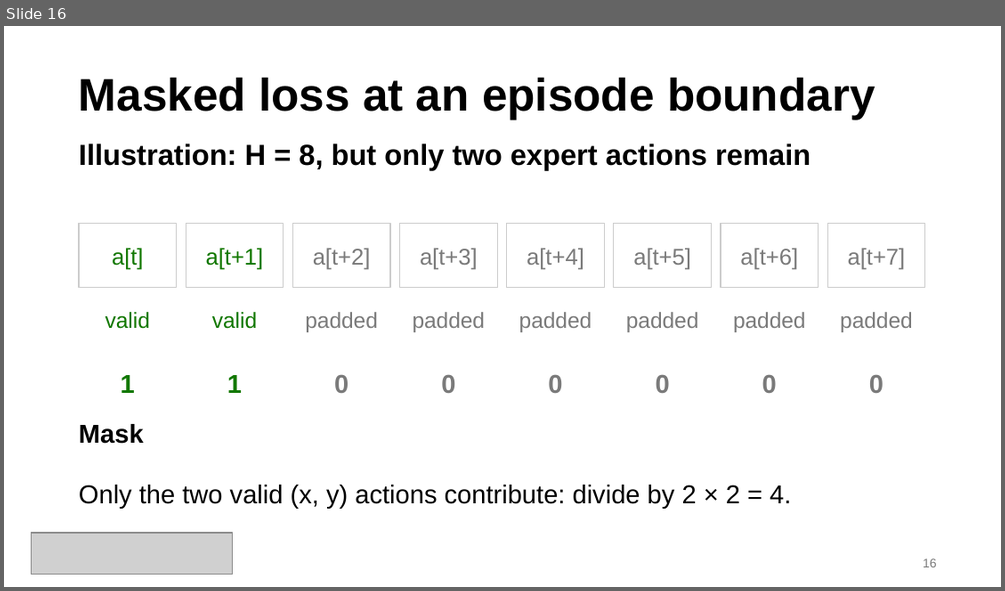
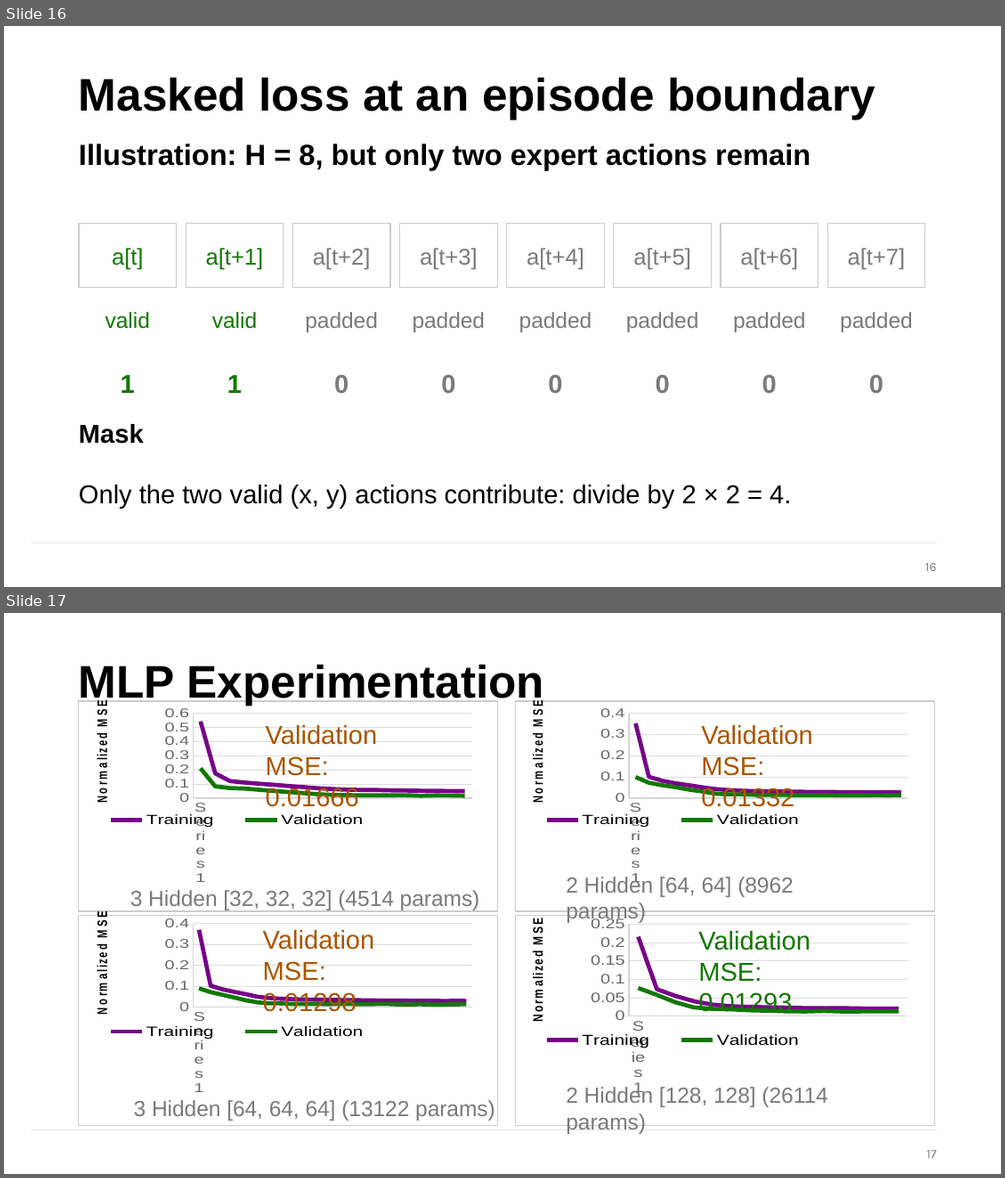
Before and after one commit to navrajkambo/MLP_LSTM_XFMR-Policies-for-Robot-Imitation-Learning-on-PushT, a slide deck: doc/ECE568_MLP_LSTM_XFMR-Policies-for-Robot-Imitation-Learning-on-PushT_ProjectUpdate.pptx. Shown one above the other, each under a label of ours: slide 16 before the commit, slides 16 and 17 after it. The pictures are 1005x591 and 1005x1178 pixels, drawn with LibreOffice and Linux fonts; fonts in the diff are those of the drawing; grey boxes stand for pictures; background and template pictures are left out. Boxes give left, top, right and bottom in pixels: in the first picture for what was removed or moved away, otherwise in the second. Text is boxed around its words. In the diff, an @@ line names an element or a change of style, - is before the commit and + after.

Commit message:
added other MLP configurations to project update (experimentation)

```diff
--- a/doc/ECE568_MLP_LSTM_XFMR-Policies-for-Robot-Imitation-Learning-on-PushT_ProjectUpdate.pptx
+++ b/doc/ECE568_MLP_LSTM_XFMR-Policies-for-Robot-Imitation-Learning-on-PushT_ProjectUpdate.pptx
@@ slide 17 added at <box>4,613,1001,1174</box>, background #FFFFFF; not listed: 1 template element that a slide beside it also shows @@
@@ text added at <box>79,664,544,706</box>, 33 pt, text #000000, bold @@
+MLP Experimentation
@@ rectangle added at <box>79,701,497,911</box>, fill #FFFFFF, outline #CCCCCC 0.75 pt @@
@@ line chart added at <box>86,706,491,885</box> @@
+categories: 1, 2, 3, 4, 5, 6, 7, 8, 9, 10, 11, 12, 13, 14, 15, 16, 17, 18, 19
+Training: 0.54, 0.17, 0.12, 0.11, 0.1, 0.09, 0.09, 0.08, 0.07, 0.06, 0.06, 0.06, 0.06, 0.05, 0.05, 0.05, 0.05, 0.05, 0.05
+Validation: 0.21, 0.08, 0.07, 0.07, 0.06, 0.05, 0.04, 0.04, 0.03, 0.02, 0.02, 0.02, 0.02, 0.02, 0.02, 0.02, 0.02, 0.02, 0.02
@@ rectangle added at <box>516,701,934,911</box>, fill #FFFFFF, outline #CCCCCC 0.75 pt @@
@@ line chart added at <box>521,706,926,885</box> @@
+categories: 1, 2, 3, 4, 5, 6, 7, 8, 9, 10, 11, 12, 13, 14, 15, 16, 17, 18, 19, 20, 21
+Training: 0.35, 0.1, 0.08, 0.07, 0.06, 0.05, 0.04, 0.04, 0.03, 0.03, 0.03, 0.03, 0.03, 0.03, 0.03, 0.03, 0.03, 0.03, 0.03, 0.03, 0.03
+Validation: 0.1, 0.07, 0.06, 0.05, 0.04, 0.03, 0.02, 0.02, 0.02, 0.02, 0.01, 0.02, 0.01, 0.01, 0.01, 0.01, 0.01, 0.01, 0.01, 0.01, 0.01
@@ text added at <box>266,725,378,811</box>, 18.8 pt, text #AA5500 @@
+Validation MSE:
+0.01666
@@ text added at <box>701,725,813,811</box>, 18.8 pt, text #AA5500 @@
+Validation MSE:
+0.01332
@@ text added at <box>566,875,793,924</box>, 15.8 pt, text #7A7A7A @@
+2 Hidden [64, 64] (8962 params)
@@ text added at <box>130,890,480,910</box>, 15.8 pt, text #7A7A7A @@
+3 Hidden [32, 32, 32] (4514 params)
@@ rectangle added at <box>79,915,497,1126</box>, fill #FFFFFF, outline #CCCCCC 0.75 pt @@
@@ line chart added at <box>86,916,491,1095</box> @@
+categories: 1, 2, 3, 4, 5, 6, 7, 8, 9, 10, 11, 12, 13, 14, 15, 16, 17, 18, 19, 20, 21, 22, 23, 24
+Training: 0.37, 0.1, 0.09, 0.07, 0.06, 0.05, 0.04, 0.04, 0.04, 0.04, 0.04, 0.04, 0.03, 0.03, 0.03, 0.03, 0.03, 0.03, 0.03, 0.03, 0.03, 0.03, 0.03, 0.03
+Validation: 0.09, 0.07, 0.06, 0.05, 0.03, 0.02, 0.02, 0.02, 0.02, 0.02, 0.02, 0.01, 0.02, 0.02, 0.01, 0.02, 0.02, 0.01, 0.01, 0.01, 0.01, 0.01, 0.01, 0.01
@@ text added at <box>263,930,375,1015</box>, 18.8 pt, text #AA5500 @@
+Validation MSE:
+0.01298
@@ rectangle added at <box>516,915,934,1126</box>, fill #FFFFFF, outline #CCCCCC 0.75 pt @@
@@ line chart added at <box>521,916,926,1095</box> @@
+categories: 1, 2, 3, 4, 5, 6, 7, 8, 9, 10, 11, 12, 13, 14, 15
+Training: 0.216, 0.073, 0.055, 0.041, 0.031, 0.027, 0.025, 0.024, 0.023, 0.022, 0.022, 0.022, 0.021, 0.021, 0.021
+Validation: 0.076, 0.058, 0.038, 0.024, 0.02, 0.019, 0.016, 0.015, 0.013, 0.013, 0.015, 0.013, 0.013, 0.013, 0.013
@@ text added at <box>698,931,810,1015</box>, 18.8 pt, text #117700 @@
+Validation MSE:
+0.01293
@@ text added at <box>566,1085,827,1134</box>, 15.8 pt, text #7A7A7A @@
+2 Hidden [128, 128] (26114 params)
@@ text added at <box>134,1100,495,1120</box>, 15.8 pt, text #7A7A7A @@
+3 Hidden [64, 64, 64] (13122 params)
@@ page number added at <box>926,1150,936,1158</box>, 9 pt, text #7A7A7A @@
+17
@@ slide 16 changed as well @@
@@ picture removed at <box>31,532,232,574</box> @@
@@ rectangle added at <box>31,542,936,543</box>, fill #D9DDE3 @@
@@ page number at <box>925,563,937,571</box>: font Arial to Karla @@
```
Also in this commit, not shown: 20 other slides changed, 1 other file.
